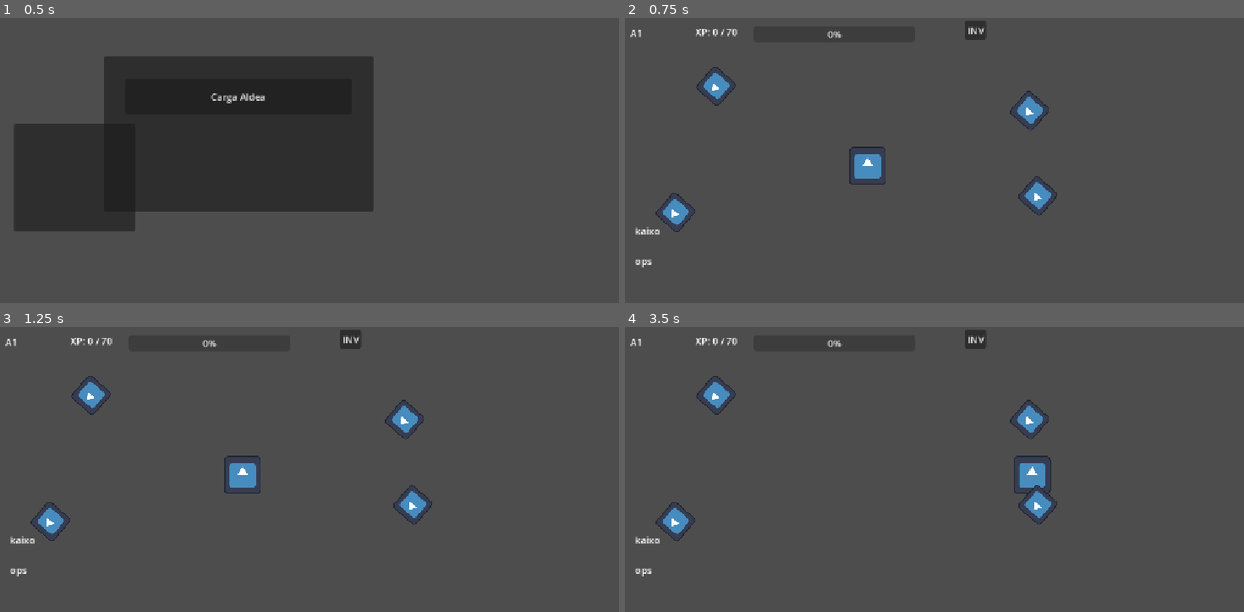
Above: before the commit, frames 1-4 (two rows, left to right).
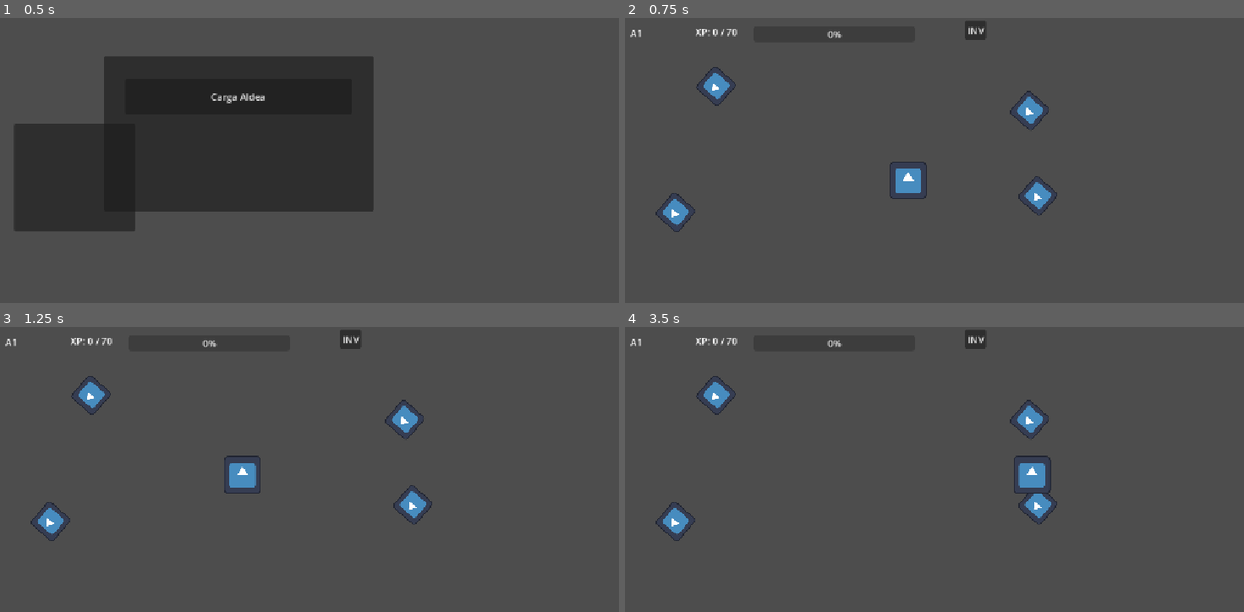
Above: after the commit, the same moments.

Repository: aik3n/ZeMobida
Game: Godot game, scene res://escenas/Game.tscn
The game is run twice, just before and just after one commit, with the same random seed, the same clock (stepped at 60 frames per second) and the same inputs. The engine's default icon, where the game draws it, is replaced by a stand-in: a white triangle on a blue panel in a dark square.
Inputs (mouse positions are in pixels of both pictures, inside the frame that each line leads up to):
- Up to frame 1 (0.5 s): no input
- Up to frame 2 (0.75 s): click "Carga Aldea" at 0.5 s
- Up to frame 3 (1.25 s): no input
- Up to frame 4 (3.5 s): click "INV" at 1.25 s; click "X" at 2 s; tap Enter at 2.75 s; move the mouse to (1101, 498) at 2.77 s; hold Right (ui_right) from 2.78 s (still down); click (1101, 498) at 2.92 s

Frame 1 is identical in both runs. In frame 2, 1.0% of the frame differs, in the area x 1-49%, y 45-88%; in frame 3, 0.1%; in frame 4, 0.2%.

Commit message:
mejora en el dialogo, separacion texto y opciones

Diff:
--- a/godot/escenas/Game.tscn
+++ b/godot/escenas/Game.tscn
@@ -1,11 +1,15 @@
 [gd_scene format=3 uid="uid://cj06c3bvafhnx"]
 
 [ext_resource type="Script" uid="uid://bhpw0vpm6snge" path="res://scripts/game.gd" id="1_o2scj"]
+[ext_resource type="PackedScene" uid="uid://2wm1dpb4cadp" path="res://escenas/player.tscn" id="2_c27xj"]
 
 [node name="Game" type="Node" unique_id=1004767549]
 script = ExtResource("1_o2scj")
 
 [node name="SceneContainer" type="Node" parent="." unique_id=1111760830]
+
+[node name="Player" parent="." unique_id=750046266 instance=ExtResource("2_c27xj")]
+position = Vector2(429, 252)
 
 [node name="UI" type="CanvasLayer" parent="." unique_id=178145642]
 
--- a/godot/escenas/aldea.tscn
+++ b/godot/escenas/aldea.tscn
@@ -1,6 +1,5 @@
 [gd_scene format=3 uid="uid://c4kp2s7k8fxen"]
 
-[ext_resource type="PackedScene" uid="uid://2wm1dpb4cadp" path="res://escenas/player.tscn" id="1_cbt4w"]
 [ext_resource type="PackedScene" uid="uid://dr8npeucorwqx" path="res://escenas/pnj.tscn" id="2_jns4i"]
 [ext_resource type="PackedScene" uid="uid://20u5n35rocug" path="res://escenas/dialogo.tscn" id="3_c2j3b"]
 [ext_resource type="Texture2D" uid="uid://ddxmxgyyfy8mn" path="res://icon.svg" id="4_87o4k"]
@@ -8,9 +7,6 @@
 [node name="aldea" type="Node2D" unique_id=493802413]
 
 [node name="Dialogo_Canvas" parent="." unique_id=2027231516 instance=ExtResource("3_c2j3b")]
-
-[node name="player" parent="." unique_id=750046266 instance=ExtResource("1_cbt4w")]
-position = Vector2(429, 252)
 
 [node name="juan" parent="." unique_id=1491293733 instance=ExtResource("2_jns4i")]
 position = Vector2(171, 116)
@@ -33,3 +29,6 @@
 position = Vector2(705, 158)
 nombre = "peter"
 sprite = ExtResource("4_87o4k")
+
+[node name="SpawnPlayer" type="Marker2D" parent="." unique_id=957641453]
+position = Vector2(567, 301)
--- a/godot/escenas/dialogo.tscn
+++ b/godot/escenas/dialogo.tscn
@@ -7,14 +7,14 @@
 [node name="DialogueUI" type="CanvasLayer" unique_id=2027231516]
 script = ExtResource("1_l0sow")
 
-[node name="Panel" type="Panel" parent="." unique_id=1311012228]
-offset_left = 23.0
-offset_top = 347.0
-offset_right = 1082.0
-offset_bottom = 623.0
+[node name="PanelTexto" type="Panel" parent="." unique_id=1311012228]
+offset_left = 53.0
+offset_top = 75.0
+offset_right = 435.0
+offset_bottom = 177.0
 theme_override_styles/panel = SubResource("StyleBoxEmpty_6v2ab")
 
-[node name="NameLabel" type="Label" parent="Panel" unique_id=1183654783]
+[node name="NameLabel" type="Label" parent="PanelTexto" unique_id=1183654783]
 layout_mode = 0
 offset_left = 10.0
 offset_top = 4.0
@@ -22,17 +22,27 @@
 offset_bottom = 27.0
 text = "kaixo"
 
-[node name="DialogueText" type="Label" parent="Panel" unique_id=2064739650]
+[node name="DialogueText" type="Label" parent="PanelTexto" unique_id=2064739650]
 layout_mode = 0
 offset_left = 10.0
-offset_top = 55.0
+offset_top = 33.0
 offset_right = 50.0
-offset_bottom = 78.0
-text = "ops"
+offset_bottom = 56.0
+text = "quedisecabesa"
 
-[node name="OptionsContainer" type="VBoxContainer" parent="Panel" unique_id=499011989]
-layout_mode = 0
-offset_left = 6.0
-offset_top = 148.0
-offset_right = 287.0
-offset_bottom = 268.0
+[node name="PanelOpciones" type="Panel" parent="." unique_id=534952449]
+offset_left = 52.0
+offset_top = 417.0
+offset_right = 339.0
+offset_bottom = 636.0
+
+[node name="OptionsContainer" type="VBoxContainer" parent="PanelOpciones" unique_id=499011989]
+layout_mode = 1
+anchors_preset = -1
+anchor_top = 0.065000005
+anchor_right = 0.615
+anchor_bottom = 0.5
+offset_left = 20.0
+offset_top = 5.7649984
+offset_right = 94.494995
+offset_bottom = 30.5
--- a/godot/scripts/dialogue_manager.gd
+++ b/godot/scripts/dialogue_manager.gd
@@ -1,4 +1,3 @@
-# archivo: dialogue_manager.gd
 extends Node
 
 
@@ -236,18 +235,15 @@
 
 			"xp":
 				var game = get_tree().current_scene
-				var mapa_actual = game.get("mapa_actual")
-
-				if mapa_actual == null:
+
+				if game == null:
 					push_warning(
-						"No se encontró el mapa actual para aplicar XP."
+						"No se encontró Game para aplicar XP."
 					)
 
 					continue
 
-				var player = mapa_actual.get_node_or_null(
-					"player"
-				)
+				var player = game.get("player_actual")
 
 				if player == null:
 					push_warning(
@@ -354,18 +350,15 @@
 	file.close()
 
 	var game = get_tree().current_scene
-	var mapa_actual = game.get("mapa_actual")
-
-	if mapa_actual == null:
-		push_warning(
-			"No se encontró el mapa actual para cargar el estado."
-		)
-
-		return
-
-	var player = mapa_actual.get_node_or_null(
-		"player"
-	)
+
+	if game == null:
+		push_warning(
+			"No se encontró Game para cargar el estado."
+		)
+
+		return
+
+	var player = game.get("player_actual")
 
 	if player == null:
 		push_warning(
@@ -415,18 +408,15 @@
 
 func _save_player_status() -> void:
 	var game = get_tree().current_scene
-	var mapa_actual = game.get("mapa_actual")
-
-	if mapa_actual == null:
-		push_warning(
-			"No se encontró el mapa actual para guardar el estado."
-		)
-
-		return
-
-	var player = mapa_actual.get_node_or_null(
-		"player"
-	)
+
+	if game == null:
+		push_warning(
+			"No se encontró Game para guardar el estado."
+		)
+
+		return
+
+	var player = game.get("player_actual")
 
 	if player == null:
 		push_warning(
@@ -484,7 +474,7 @@
 
 	print(
 		"Estado guardado. XP:",
-		player.xp,
+		 player.xp,
 		" Inventario:",
 		inventory
 	)
--- a/godot/scripts/dialogue_ui.gd
+++ b/godot/scripts/dialogue_ui.gd
@@ -1,35 +1,68 @@
-#archivo: dialogue_ui.gd
+# archivo: dialogue_ui.gd
 
 extends CanvasLayer
 
 
-@onready var name_label: Label = $Panel/NameLabel
-@onready var dialogue_text: Label = $Panel/DialogueText
-@onready var options_container: VBoxContainer = $Panel/OptionsContainer
+@onready var panel_texto: Panel = $PanelTexto
+@onready var panel_opciones: Panel = $PanelOpciones
+
+@onready var name_label: Label = $PanelTexto/NameLabel
+@onready var dialogue_text: Label = $PanelTexto/DialogueText
+@onready var options_container: VBoxContainer = $PanelOpciones/OptionsContainer
 
 
-func _ready():
+func _ready() -> void:
+
 	DialogueManager.register_ui(self)
 
+	panel_texto.visible = false
+	panel_opciones.visible = false
 
-func show_dialogue():
-	$Panel.visible = true
+	panel_texto.gui_input.connect(
+		_on_panel_texto_input
+	)
 
 
-func hide_dialogue():
-	$Panel.visible = false
+func show_dialogue() -> void:
+
+	panel_texto.visible = true
+	panel_opciones.visible = false
 
 
-func show_text(speaker_name: String, text: String):
+func hide_dialogue() -> void:
+
+	panel_texto.visible = false
+	panel_opciones.visible = false
+
+
+func show_text(
+	speaker_name: String,
+	text: String
+) -> void:
+
 	name_label.text = speaker_name
 	dialogue_text.text = text
 
 
-func show_options(options: Array):
+func show_options(options: Array) -> void:
+
 	for child in options_container.get_children():
 		child.queue_free()
 
+	# Si el nodo no tiene opciones,
+	# el panel debe permanecer oculto.
+	if options.is_empty():
+
+		panel_opciones.visible = false
+
+		return
+
+	# Hay opciones, pero permanecen ocultas
+	# hasta que el jugador toque el texto.
+	panel_opciones.visible = false
+
 	for option in options:
+
 		var button := Button.new()
 
 		button.text = option["text"]
@@ -42,5 +75,41 @@
 		)
 
 
-func _on_option_pressed(option: Dictionary):
-	DialogueManager.select_option(option)
+func _on_panel_texto_input(
+	event: InputEvent
+) -> void:
+
+	if event is InputEventMouseButton:
+
+		if event.button_index == MOUSE_BUTTON_LEFT:
+			if event.pressed:
+
+				if options_container.get_child_count() > 0:
+
+					panel_opciones.visible = (
+						not panel_opciones.visible
+					)
+
+				get_viewport().set_input_as_handled()
+
+
+	elif event is InputEventScreenTouch:
+
+		if event.pressed:
+
+			if options_container.get_child_count() > 0:
+
+				panel_opciones.visible = (
+					not panel_opciones.visible
+				)
+
+			get_viewport().set_input_as_handled()
+
+
+func _on_option_pressed(
+	option: Dictionary
+) -> void:
+
+	DialogueManager.select_option(
+		option
+	)
--- a/godot/scripts/game.gd
+++ b/godot/scripts/game.gd
@@ -1,4 +1,3 @@
-#archivo: game.gd
 extends Node
 
 
@@ -7,6 +6,7 @@
 
 
 @onready var scene_container: Node = $SceneContainer
+@onready var player_actual: Node = $Player
 
 @onready var ui: CanvasLayer = $UI
 
@@ -28,7 +28,6 @@
 
 
 var mapa_actual: Node = null
-var player_actual: Node = null
 
 
 const NIVELES := {
@@ -53,6 +52,10 @@
 
 	estado_panel.visible = false
 
+	player_actual.visible = false
+	player_actual.set_physics_process(false)
+	player_actual.set_process_unhandled_input(false)
+
 	boton_estado.pressed.connect(
 		_abrir_estado
 	)
@@ -60,6 +63,12 @@
 	boton_cerrar.pressed.connect(
 		_cerrar_estado
 	)
+
+	if player_actual.has_signal("xp_changed"):
+
+		player_actual.xp_changed.connect(
+			_actualizar_hud
+		)
 
 	cargar_escena(
 		BIENVENIDA_SCENE
@@ -71,11 +80,15 @@
 	scene_path: String
 ) -> void:
 
+	# Desactivar Player mientras no hay mapa cargado.
+	player_actual.visible = false
+	player_actual.set_physics_process(false)
+	player_actual.set_process_unhandled_input(false)
+
 	for child in scene_container.get_children():
 		child.queue_free()
 
 	mapa_actual = null
-	player_actual = null
 
 	ui.visible = scene_path != BIENVENIDA_SCENE
 
@@ -95,17 +108,18 @@
 	var instance: Node = scene.instantiate()
 
 	if scene_path != BIENVENIDA_SCENE:
+
 		mapa_actual = instance
 
 	scene_container.add_child(
 		instance
 	)
 
-	if scene_path != BIENVENIDA_SCENE:
+	if mapa_actual != null:
+
+		_configurar_player()
 
 		DialogueManager.load_player_status()
-
-		_configurar_player()
 
 	if instance.has_signal("jugar"):
 
@@ -118,25 +132,36 @@
 func _configurar_player() -> void:
 
 	if mapa_actual == null:
-		return
-
-	player_actual = mapa_actual.get_node_or_null(
-		"player"
-	)
-
-	if player_actual == null:
+
+		player_actual.visible = false
+		player_actual.set_physics_process(false)
+		player_actual.set_process_unhandled_input(false)
+
+		return
+
+	var spawn := mapa_actual.get_node_or_null(
+		"SpawnPlayer"
+	)
+
+	if spawn == null:
 
 		push_warning(
-			"No se encontró el Player para actualizar el HUD."
-		)
-
-		return
-
-	if player_actual.has_signal("xp_changed"):
-
-		player_actual.xp_changed.connect(
-			_actualizar_hud
-		)
+			"No se encontró SpawnPlayer en el mapa."
+		)
+
+		player_actual.visible = false
+		player_actual.set_physics_process(false)
+		player_actual.set_process_unhandled_input(false)
+
+		return
+
+	player_actual.global_position = (
+		spawn.global_position
+	)
+
+	player_actual.visible = true
+	player_actual.set_physics_process(true)
+	player_actual.set_process_unhandled_input(true)
 
 	_actualizar_hud()
 
@@ -153,6 +178,9 @@
 func _actualizar_hud() -> void:
 
 	if player_actual == null:
+		return
+
+	if not player_actual.visible:
 		return
 
 	var nivel: String = str(
@@ -257,27 +285,17 @@
 func _actualizar_estado() -> void:
 
 	if mapa_actual == null:
-
-		return
-
-	var player = mapa_actual.get_node_or_null(
-		"player"
-	)
-
-	if player == null:
-
-		push_warning(
-			"No se encontró el Player para mostrar el estado."
-		)
-
+		return
+
+	if player_actual == null:
 		return
 
 	_actualizar_nivel(
-		player
+		player_actual
 	)
 
 	_actualizar_experiencia(
-		player
+		player_actual
 	)
 
 	_actualizar_inventario()
--- a/godot/scripts/pnj.gd
+++ b/godot/scripts/pnj.gd
@@ -1,5 +1,3 @@
-# archivo: pnj.gd
-
 extends CharacterBody2D
 
 @export var nombre: String = "PNJ"
@@ -34,12 +32,10 @@
 
 	sprite_2d.texture = sprite
 
-	var mapa_actual = get_tree().current_scene.get("mapa_actual")
-
-	if mapa_actual != null:
-		player = mapa_actual.get_node_or_null(
-			"player"
-		)
+	var game = get_tree().current_scene
+
+	if game != null:
+		player = game.get("player_actual")
 
 
 func _physics_process(_delta):
@@ -187,12 +183,9 @@
 		return ""
 
 
-	var player_node = get_tree().current_scene.get("mapa_actual")
-
-	if player_node != null:
-		player_node = player_node.get_node_or_null(
-			"player"
-		)
+	var player_node = get_tree().current_scene.get(
+		"player_actual"
+	)
 
 
 	if player_node == null:
@@ -255,7 +248,7 @@
 
 func _on_interaction_area_body_entered(body):
 
-	if body.name != "player":
+	if body.name != "Player" and body.name != "player":
 
 		return
 
@@ -283,7 +276,7 @@
 
 func _on_interaction_area_body_exited(body):
 
-	if body.name != "player":
+	if body.name != "Player" and body.name != "player":
 
 		return
 
Not shown, changed: content_context.md
